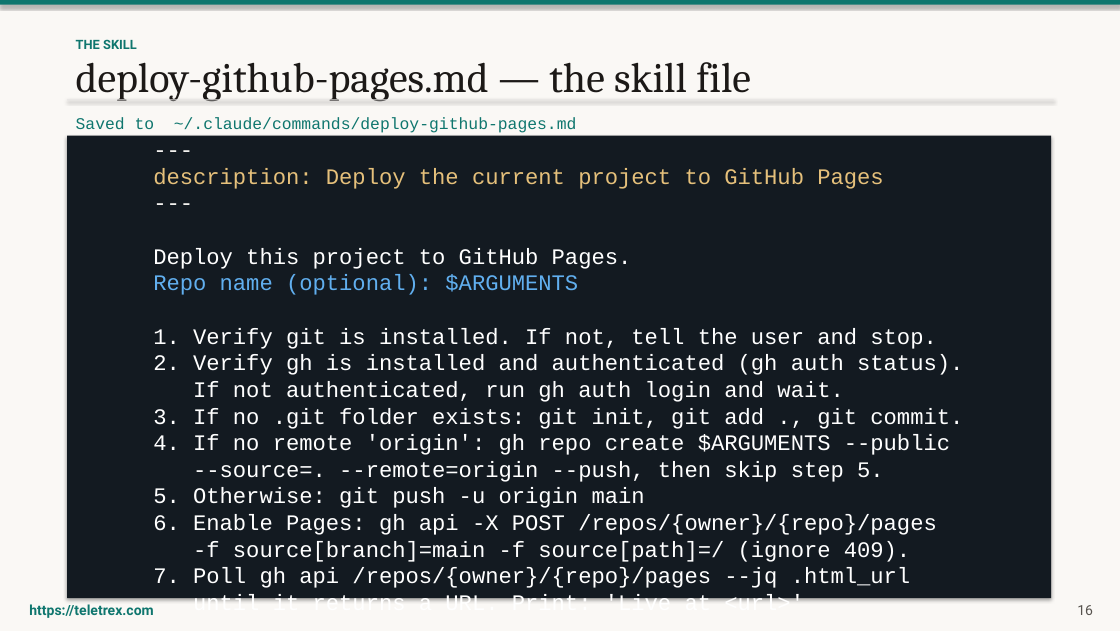
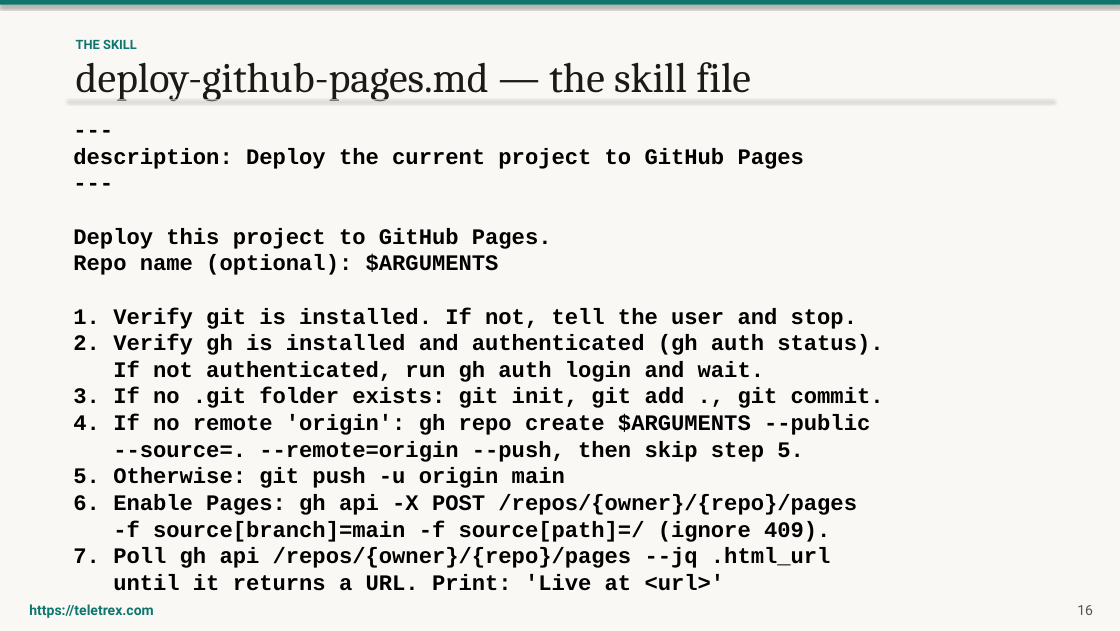
Before and after one commit to louisroehrs/github-pages-training, a slide deck: slide 18 of slides/GitHub-Pages-Training.pptx (slide 17 before the commit). Drawn at 1120x631 pixels with LibreOffice and Linux fonts; fonts in the diff are those of the drawing. Boxes give left, top, right and bottom in pixels: in the first picture for what was removed or moved away, otherwise in the second. Text is boxed around its words. In the diff, an @@ line names an element or a change of style, - is before the commit and + after.

```diff
--- a/slides/GitHub-Pages-Training.pptx
+++ b/slides/GitHub-Pages-Training.pptx
@@ text "---": place and size @@
-text "---" at <box>153,168,963,601</box>
+text "---" at <box>73,148,884,591</box>
@@ text "---" at <box>73,148,884,591</box>: text colour #FAF8F5 to #000000 in "---", "---"; bold on; text colour #E5C07B to #000000 in "description: Deploy the current project to GitHub ..."; text colour #FFFFFF to #000000 in "Deploy this project to GitHub Pages.", "1. Verify git is installed. If not, ...", "2. Verify gh is installed and authenticated ...", "If not authenticated, run gh auth login ..." and 8 more places; text colour #61AFEF to #000000 in "Repo name (optional): $ARGUMENTS" @@
@@ text removed at <box>76,117,577,133</box> @@
-Saved to ~/.claude/commands/deploy-github-pages.md
@@ rectangle removed at <box>67,135,1051,598</box> @@
```
Also in this commit, not shown: 16 other slides changed, 13 slides added, 2 other files.
